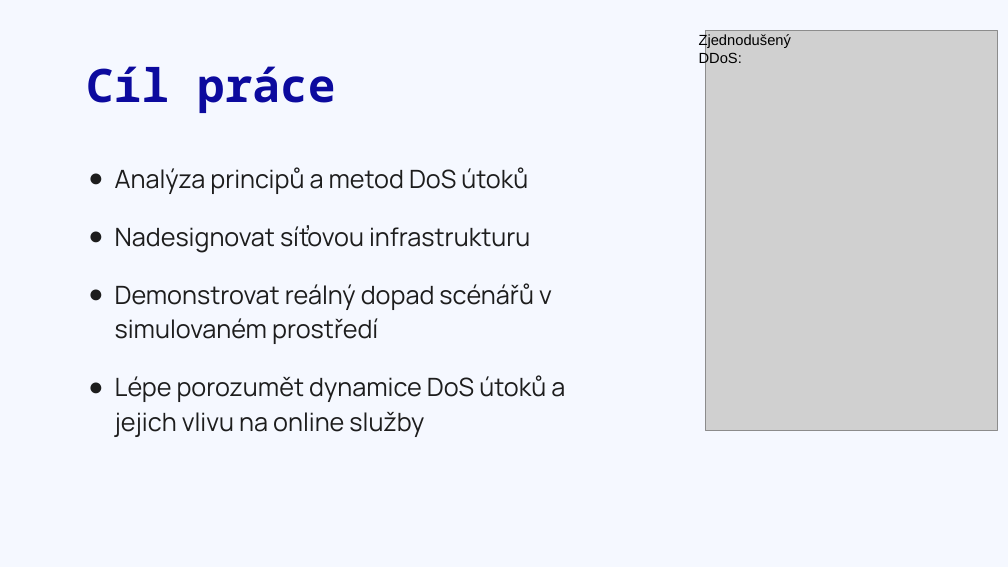
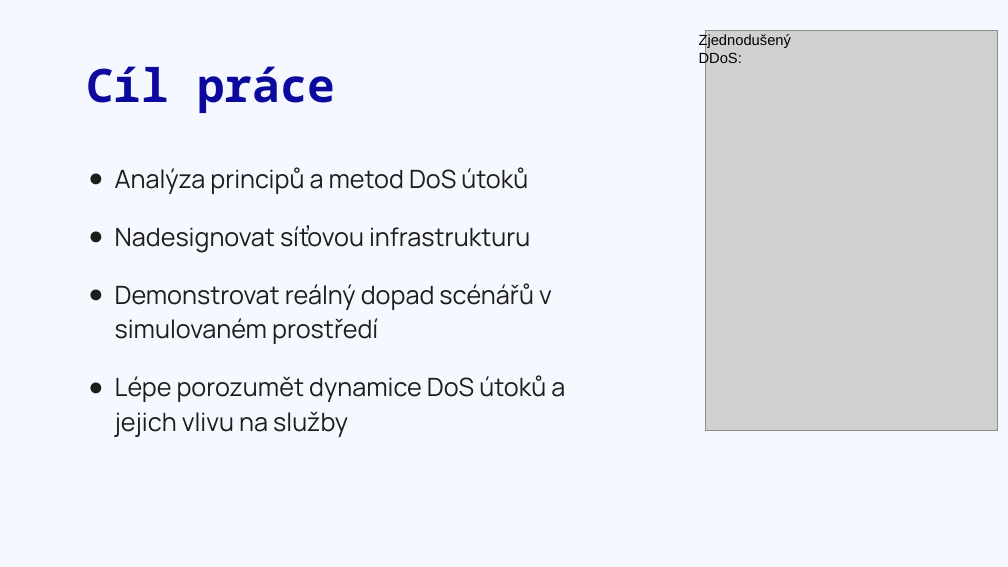
Before and after one commit to CookieKGcz/Dlouhodobka, a slide deck: slide 2 of ~~Dlouhodobka~~/Útoky_typu_DoS.pptx. Drawn at 1008x567 pixels with LibreOffice and Linux fonts; fonts in the diff are those of the drawing; grey boxes stand for pictures. Boxes give left, top, right and bottom in pixels: in the first picture for what was removed or moved away, otherwise in the second. Text is boxed around its words. In the diff, an @@ line names an element or a change of style, - is before the commit and + after.

```diff
--- a/~~Dlouhodobka~~/Útoky_typu_DoS.pptx
+++ b/~~Dlouhodobka~~/Útoky_typu_DoS.pptx
@@ text at (x1=115, y1=375, x2=565, y2=437): text changed @@
-● Lépe porozumět dynamice DoS útoků a jejich vlivu na online služby
+● Lépe porozumět dynamice DoS útoků a jejich vlivu na služby
```
Also in this commit, not shown: 1 other file.
